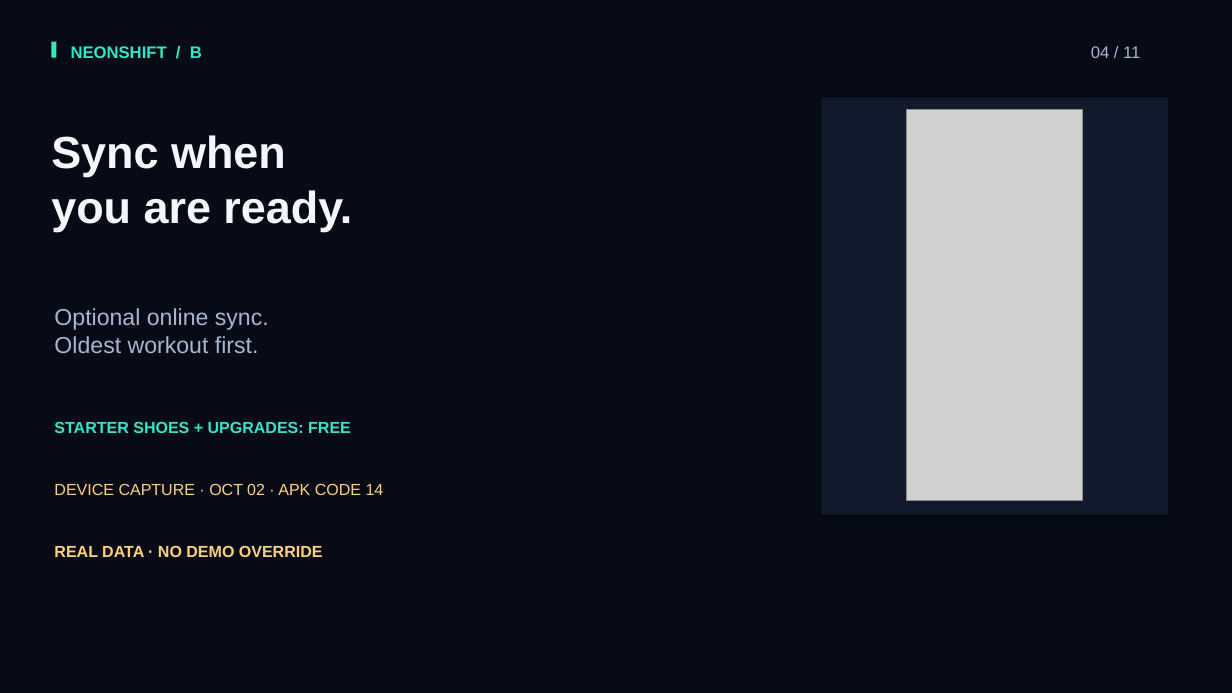
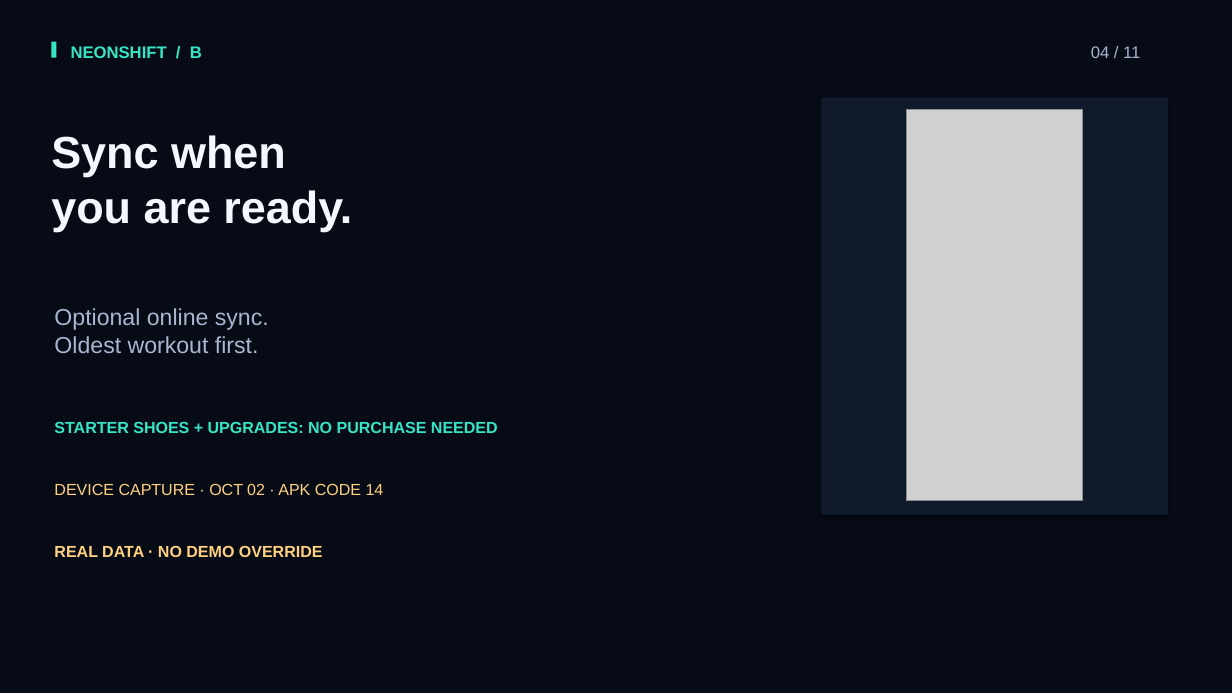
Before and after one commit to stan0714/neonshift, a slide deck: slide 4 of output/hackathon-flexclip-en/flexclip-v4/NeonShift_FlexClip_v4.pptx. Drawn at 1232x693 pixels with LibreOffice and Linux fonts; fonts in the diff are those of the drawing; grey boxes stand for pictures. Boxes give left, top, right and bottom in pixels: in the first picture for what was removed or moved away, otherwise in the second. Text is boxed around its words. In the diff, an @@ line names an element or a change of style, - is before the commit and + after.

```diff
--- a/output/hackathon-flexclip-en/flexclip-v4/NeonShift_FlexClip_v4.pptx
+++ b/output/hackathon-flexclip-en/flexclip-v4/NeonShift_FlexClip_v4.pptx
@@ text at (54, 421, 498, 433): text changed @@
-STARTER SHOES + UPGRADES: FREE
+STARTER SHOES + UPGRADES: NO PURCHASE NEEDED
```
Also in this commit, not shown: 3 other slides changed, 36 other files.
